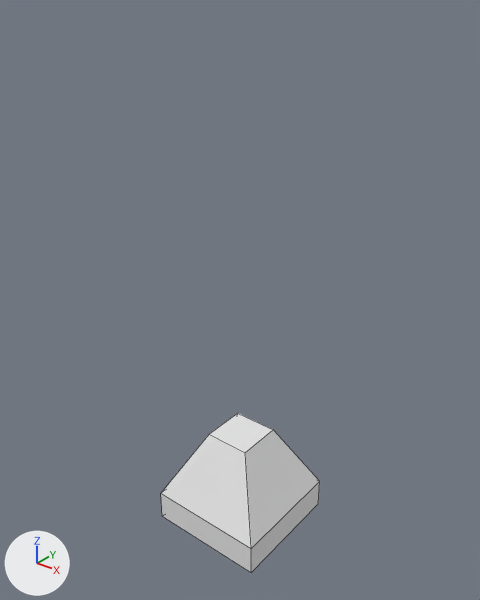
The Blender file blender_unfinished/torch.blend as it was, and as the next commit left it.
Both versions are drawn from a camera (50 mm lens) standing at (5.71, -7.17, 8.65) and looking at (-0.07, 0.05, 4.17). The axes (+X, +Y, +Z) are drawn at lower left. The lights are the same throughout. Mesh edges are drawn as thin lines.

Script lines for the objects in view, before the commit:
```python
me_plane = bpy.data.meshes.new('Plane')
me_plane.from_pydata(...)  # 16 vertices, 14 faces; spans x -1.0..1.0, y -1.0..1.0, z 0.0..1.73
ob_plane = bpy.data.objects.new('Plane', me_plane)
ob_plane.location = (0.0, 0.0, 0.0)
```
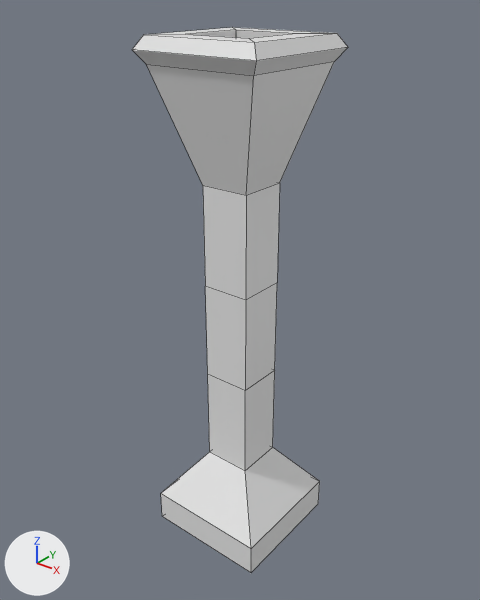
Boxes [x1, y1, x2, y2] around the edits, measured in the pictures (480 x 600 px):
'Plane', reshaped (36% wider, 241% taller)
    before: [161, 413, 320, 572]
    after: [132, 27, 348, 572]
part 1 of me_plane, built on
    before: [162, 413, 320, 548]
    after: [132, 27, 348, 548]

The change in detail:
me_plane is used by ob_plane; location (0.0, 0.0, 0.0).
me_plane had 16 vertices, 14 faces and spanned x -1.0..1.0, y -1.0..1.0, z 0.0..1.73.
me_plane now has 48 vertices, 46 faces and spans x -1.0..1.0, y -1.0..1.0, z 0.0..7.99.
Part 1, on me_plane:
1 face is deleted.
4 vertices in x -0.39..0.39, y -0.39..0.39, z 1.73 move by (0.0, 0.0, -0.37).
32 vertices are added at x -0.99..0.99, y -0.99..0.99, z 2.91..7.99.
33 new faces join them.
